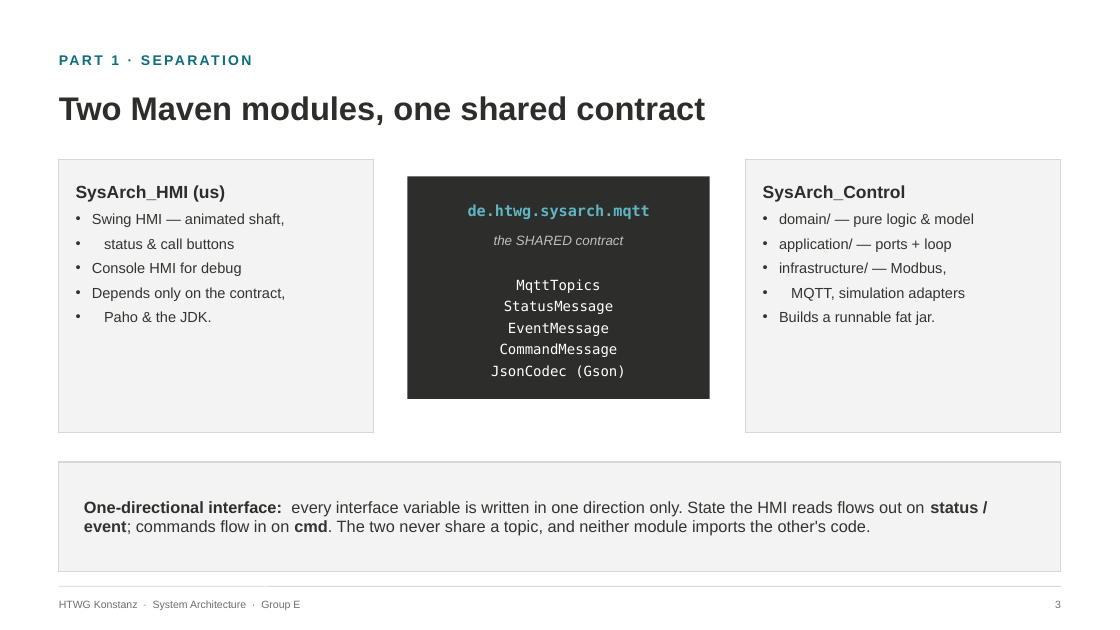
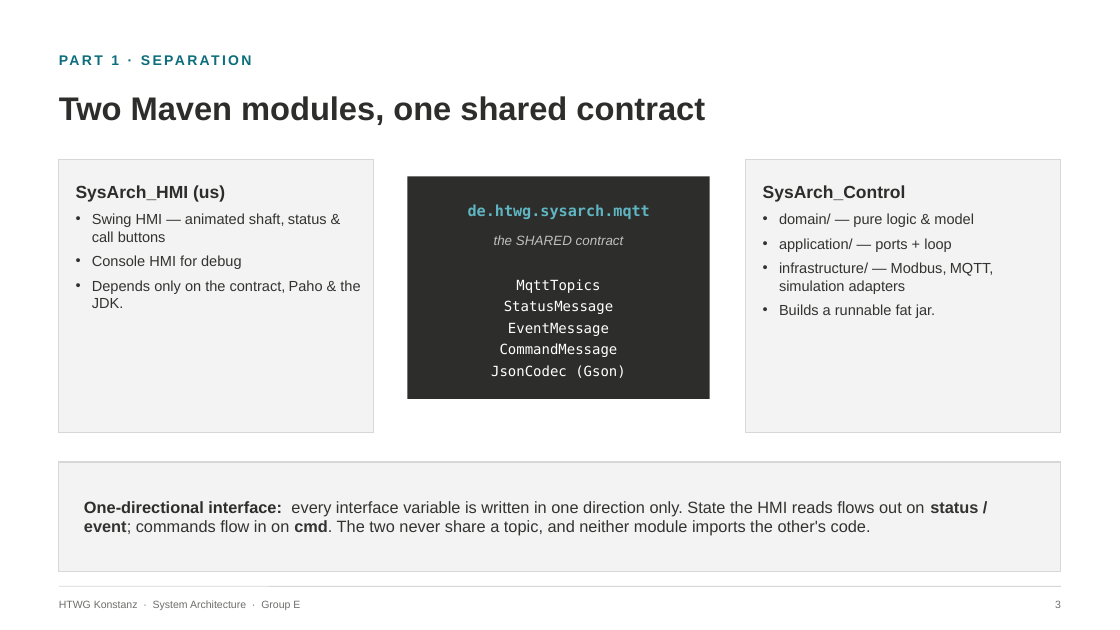
Before and after one commit to LukasRank/SysArch_FinalProjekt, a slide deck: slide 5 of Elevator_Control_Presentation_v4.pptx. Drawn at 1120x630 pixels with LibreOffice and Linux fonts; fonts in the diff are those of the drawing. Boxes give left, top, right and bottom in pixels: in the first picture for what was removed or moved away, otherwise in the second. Text is boxed around its words. In the diff, an @@ line names an element or a change of style, - is before the commit and + after.

```diff
--- a/Elevator_Control_Presentation_v4.pptx
+++ b/Elevator_Control_Presentation_v4.pptx
@@ text at (x1=92, y1=213, x2=327, y2=242): text changed @@
-• Swing HMI — animated shaft,
-• status & call buttons
+• Swing HMI — animated shaft, status & call buttons
@@ text at (x1=779, y1=262, x2=994, y2=294): text changed @@
-• infrastructure/ — Modbus,
-• MQTT, simulation adapters
+• infrastructure/ — Modbus, MQTT, simulation adapters
@@ text at (x1=92, y1=280, x2=360, y2=308): text changed @@
-• Depends only on the contract,
-• Paho & the JDK.
+• Depends only on the contract, Paho & the JDK.
```
Also in this commit, not shown: 2 other slides changed.
